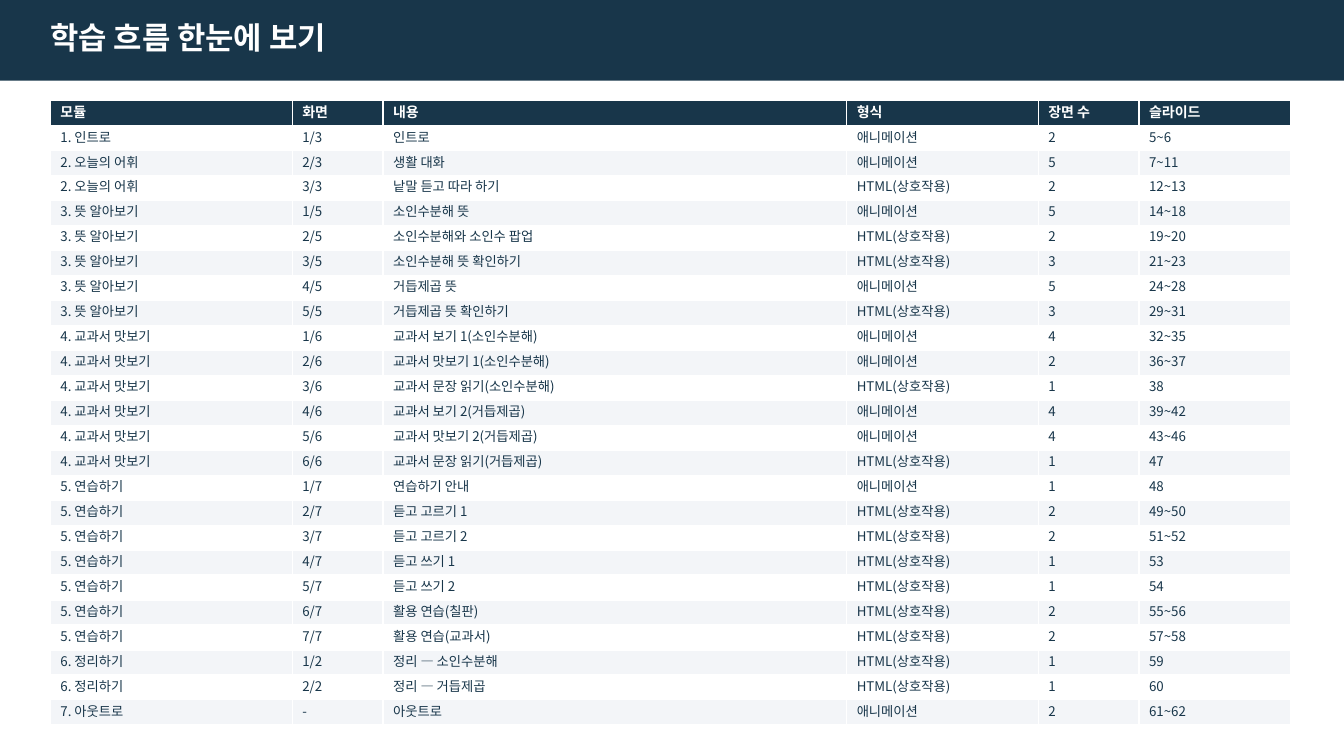
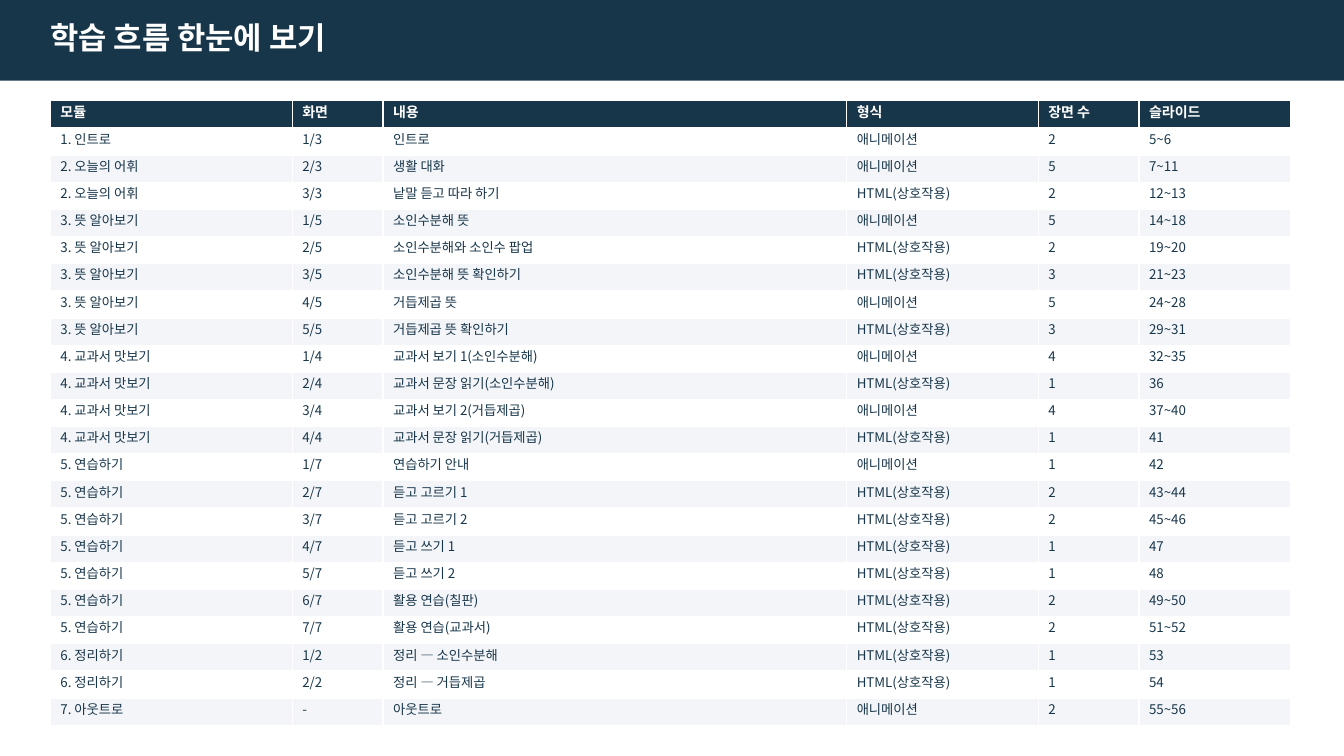
Before and after one commit to j333333766-hub/ksl-math-vocab-kit, a slide deck: slide 4 of 샘플/07차시_소인수분해_조창현_v7-1_스토리보드.pptx. Drawn at 1344x756 pixels with LibreOffice and Linux fonts; fonts in the diff are those of the drawing. Boxes give left, top, right and bottom in pixels: in the first picture for what was removed or moved away, otherwise in the second. Text is boxed around its words. In the diff, an @@ line names an element or a change of style, - is before the commit and + after.

```diff
--- a/샘플/07차시_소인수분해_조창현_v7-1_스토리보드.pptx
+++ b/샘플/07차시_소인수분해_조창현_v7-1_스토리보드.pptx
@@ table at (x1=50, y1=101, x2=1291, y2=726) @@
-row 10: 4. 교과서 맛보기 | 1/6 | 교과서 보기 1(소인수분해) | 애니메이션 | 4 | 32~35
-row 11: 4. 교과서 맛보기 | 2/6 | 교과서 맛보기 1(소인수분해) | 애니메이션 | 2 | 36~37
-row 12: 4. 교과서 맛보기 | 3/6 | 교과서 문장 읽기(소인수분해) | HTML(상호작용) | 1 | 38
-row 13: 4. 교과서 맛보기 | 4/6 | 교과서 보기 2(거듭제곱) | 애니메이션 | 4 | 39~42
-row 14: 4. 교과서 맛보기 | 5/6 | 교과서 맛보기 2(거듭제곱) | 애니메이션 | 4 | 43~46
-row 15: 4. 교과서 맛보기 | 6/6 | 교과서 문장 읽기(거듭제곱) | HTML(상호작용) | 1 | 47
-row 16: 5. 연습하기 | 1/7 | 연습하기 안내 | 애니메이션 | 1 | 48
-row 17: 5. 연습하기 | 2/7 | 듣고 고르기 1 | HTML(상호작용) | 2 | 49~50
-row 18: 5. 연습하기 | 3/7 | 듣고 고르기 2 | HTML(상호작용) | 2 | 51~52
-row 19: 5. 연습하기 | 4/7 | 듣고 쓰기 1 | HTML(상호작용) | 1 | 53
-row 20: 5. 연습하기 | 5/7 | 듣고 쓰기 2 | HTML(상호작용) | 1 | 54
-row 21: 5. 연습하기 | 6/7 | 활용 연습(칠판) | HTML(상호작용) | 2 | 55~56
-row 22: 5. 연습하기 | 7/7 | 활용 연습(교과서) | HTML(상호작용) | 2 | 57~58
-row 23: 6. 정리하기 | 1/2 | 정리 — 소인수분해 | HTML(상호작용) | 1 | 59
-row 24: 6. 정리하기 | 2/2 | 정리 — 거듭제곱 | HTML(상호작용) | 1 | 60
-row 25: 7. 아웃트로 | - | 아웃트로 | 애니메이션 | 2 | 61~62
+row 10: 4. 교과서 맛보기 | 1/4 | 교과서 보기 1(소인수분해) | 애니메이션 | 4 | 32~35
+row 11: 4. 교과서 맛보기 | 2/4 | 교과서 문장 읽기(소인수분해) | HTML(상호작용) | 1 | 36
+row 12: 4. 교과서 맛보기 | 3/4 | 교과서 보기 2(거듭제곱) | 애니메이션 | 4 | 37~40
+row 13: 4. 교과서 맛보기 | 4/4 | 교과서 문장 읽기(거듭제곱) | HTML(상호작용) | 1 | 41
+row 14: 5. 연습하기 | 1/7 | 연습하기 안내 | 애니메이션 | 1 | 42
+row 15: 5. 연습하기 | 2/7 | 듣고 고르기 1 | HTML(상호작용) | 2 | 43~44
+row 16: 5. 연습하기 | 3/7 | 듣고 고르기 2 | HTML(상호작용) | 2 | 45~46
+row 17: 5. 연습하기 | 4/7 | 듣고 쓰기 1 | HTML(상호작용) | 1 | 47
+row 18: 5. 연습하기 | 5/7 | 듣고 쓰기 2 | HTML(상호작용) | 1 | 48
+row 19: 5. 연습하기 | 6/7 | 활용 연습(칠판) | HTML(상호작용) | 2 | 49~50
+row 20: 5. 연습하기 | 7/7 | 활용 연습(교과서) | HTML(상호작용) | 2 | 51~52
+row 21: 6. 정리하기 | 1/2 | 정리 — 소인수분해 | HTML(상호작용) | 1 | 53
+row 22: 6. 정리하기 | 2/2 | 정리 — 거듭제곱 | HTML(상호작용) | 1 | 54
+row 23: 7. 아웃트로 | - | 아웃트로 | 애니메이션 | 2 | 55~56
```
Also in this commit, not shown: 58 other slides changed, 7 slides removed, 10 other files.
